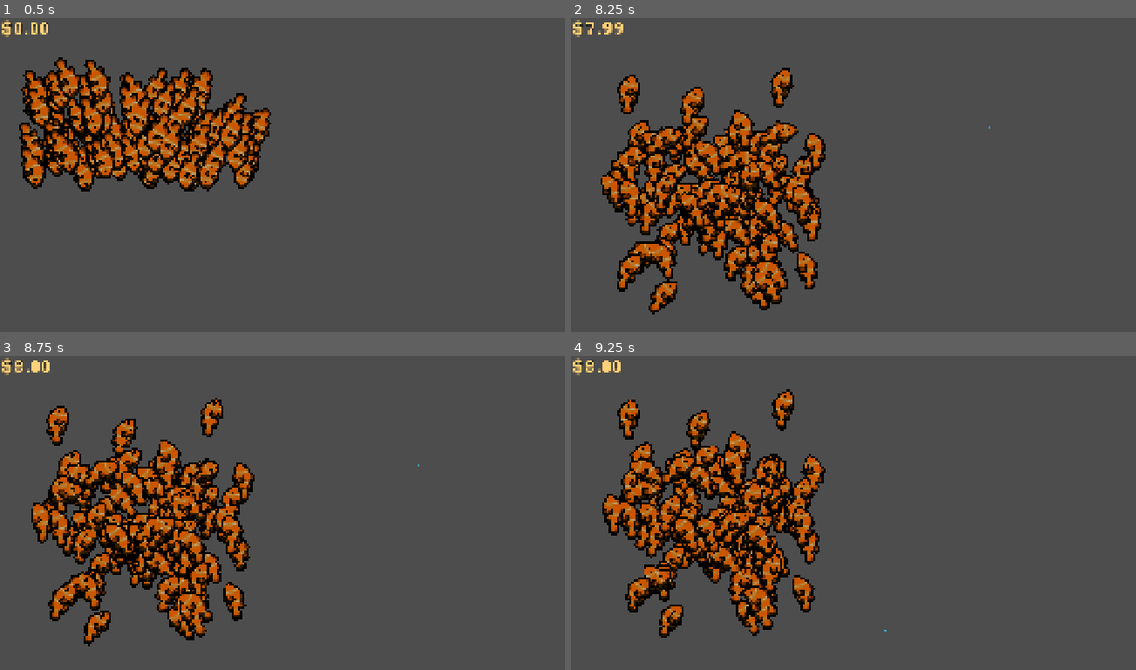
Above: before the commit, frames 1-4 (two rows, left to right).
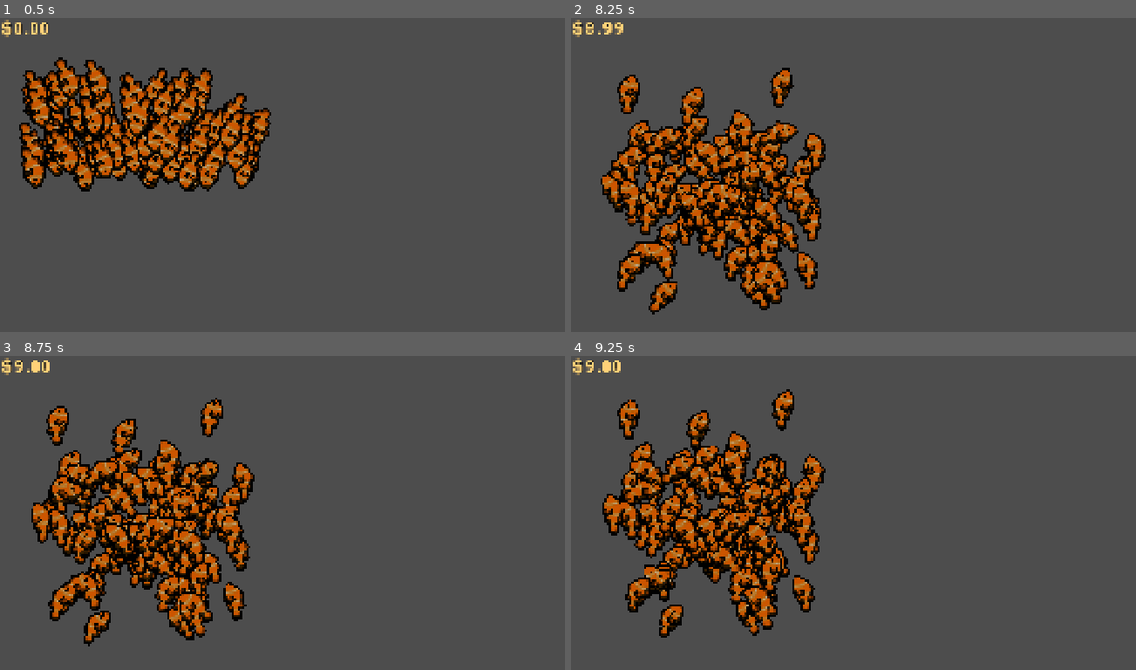
Above: after the commit, the same moments.

Repository: AyyBee123/Fish-Incremental-Game
Game: Godot game, scene res://Scenes/Aquarium/aquarium.tscn
Two runs of this game, one before a commit and one after it. Both use one fixed random seed, a clock stepped at 60 frames per second and the inputs below.
Inputs (mouse positions are in pixels of both pictures, inside the frame that each line leads up to):
- Up to frame 1 (0.5 s): no input
- Up to frame 2 (8.25 s): move the mouse to (1073, 193) at 0.52 s; press the mouse at (1073, 193) at 0.53 s; move the mouse to (780, 234) at 1.27 s; release the mouse at (780, 234) at 1.28 s; click (780, 234) at 1.35 s; move the mouse to (989, 127) at 2.02 s; press the mouse at (989, 127) at 2.03 s; move the mouse to (887, 294) at 2.77 s; release the mouse at (887, 294) at 2.78 s; click (887, 294) at 2.85 s; move the mouse to (1130, 272) at 3.52 s; press the mouse at (1130, 272) at 3.53 s; move the mouse to (712, 156) at 4.27 s; release the mouse at (712, 156) at 4.28 s; click (712, 156) at 4.35 s; move the mouse to (955, 212) at 5.02 s; press the mouse at (955, 212) at 5.03 s; move the mouse to (813, 115) at 5.77 s; release the mouse at (813, 115) at 5.78 s; click (813, 115) at 5.85 s; move the mouse to (1073, 193) at 6.52 s; press the mouse at (1073, 193) at 6.53 s; move the mouse to (780, 234) at 7.27 s; release the mouse at (780, 234) at 7.28 s; click (780, 234) at 7.35 s; move the mouse to (989, 127) at 8.02 s; press the mouse at (989, 127) at 8.03 s
- Up to frame 3 (8.75 s): no input
- Up to frame 4 (9.25 s): move the mouse to (887, 632) at 8.77 s; release the mouse at (887, 632) at 8.78 s; click (887, 632) at 8.85 s

Frame 1 is identical in both runs. In frame 2, less than 0.1% of the frame differs, in the area x 2-75%, y 1-69%; in frame 3, less than 0.1%; in frame 4, less than 0.1%.

Commit message:
Update click_circle.tscn

Diff:
--- a/Scenes/Click/click_circle.tscn
+++ b/Scenes/Click/click_circle.tscn
@@ -4,7 +4,7 @@
 
 [sub_resource type="CylinderShape3D" id="CylinderShape3D_5h11f"]
 height = 10000.0
-radius = 0.05
+radius = 0.1
 
 [node name="Click Circle" type="Area3D" unique_id=1985891243]
 collision_layer = 0
